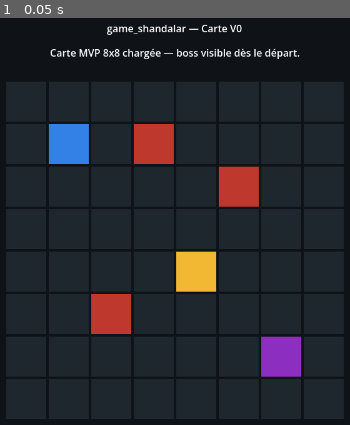
Above: before the commit, frame 1.
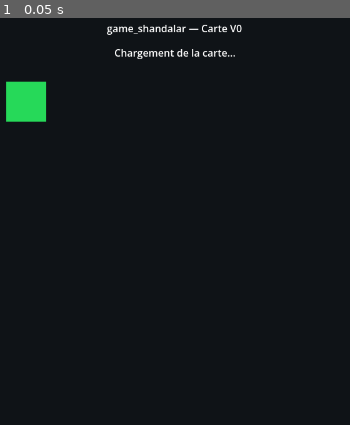
Above: after the commit, the same moment.

Repository: ludowww/game_shandalar
Game: Godot game, scene res://scenes/main/Main.tscn
Same seed, same stepped clock (60 frames per second), same inputs: the game is played once before the commit and once after it.
Inputs:
- Up to frame 1 (0.05 s): no input

The runs differ from the first frame. In frame 1, 8.8% of the frame differs, in the area x 1-86%, y 7-89%.
Error after the commit: Parse Error: Cannot infer the type of "start_position" variable because the value doesn't have a set type. (res://scripts/world/WorldMap.gd:27)

Commit message:
feat: add player movement on world map

Diff:
--- a/project.godot
+++ b/project.godot
@@ -29,3 +29,30 @@
 
 renderer/rendering_method="gl_compatibility"
 renderer/rendering_method.mobile="gl_compatibility"
+
+[input]
+
+move_up={
+"deadzone": 0.5,
+"events": [Object(InputEventKey,"resource_local_to_scene":false,"resource_name":"","device":-1,"window_id":0,"alt_pressed":false,"shift_pressed":false,"ctrl_pressed":false,"meta_pressed":false,"pressed":false,"keycode":4194320,"physical_keycode":0,"key_label":0,"unicode":0,"location":0,"echo":false,"script":null)
+, Object(InputEventKey,"resource_local_to_scene":false,"resource_name":"","device":-1,"window_id":0,"alt_pressed":false,"shift_pressed":false,"ctrl_pressed":false,"meta_pressed":false,"pressed":false,"keycode":90,"physical_keycode":0,"key_label":0,"unicode":0,"location":0,"echo":false,"script":null)
+]
+}
+move_down={
+"deadzone": 0.5,
+"events": [Object(InputEventKey,"resource_local_to_scene":false,"resource_name":"","device":-1,"window_id":0,"alt_pressed":false,"shift_pressed":false,"ctrl_pressed":false,"meta_pressed":false,"pressed":false,"keycode":4194322,"physical_keycode":0,"key_label":0,"unicode":0,"location":0,"echo":false,"script":null)
+, Object(InputEventKey,"resource_local_to_scene":false,"resource_name":"","device":-1,"window_id":0,"alt_pressed":false,"shift_pressed":false,"ctrl_pressed":false,"meta_pressed":false,"pressed":false,"keycode":83,"physical_keycode":0,"key_label":0,"unicode":0,"location":0,"echo":false,"script":null)
+]
+}
+move_left={
+"deadzone": 0.5,
+"events": [Object(InputEventKey,"resource_local_to_scene":false,"resource_name":"","device":-1,"window_id":0,"alt_pressed":false,"shift_pressed":false,"ctrl_pressed":false,"meta_pressed":false,"pressed":false,"keycode":4194319,"physical_keycode":0,"key_label":0,"unicode":0,"location":0,"echo":false,"script":null)
+, Object(InputEventKey,"resource_local_to_scene":false,"resource_name":"","device":-1,"window_id":0,"alt_pressed":false,"shift_pressed":false,"ctrl_pressed":false,"meta_pressed":false,"pressed":false,"keycode":81,"physical_keycode":0,"key_label":0,"unicode":0,"location":0,"echo":false,"script":null)
+]
+}
+move_right={
+"deadzone": 0.5,
+"events": [Object(InputEventKey,"resource_local_to_scene":false,"resource_name":"","device":-1,"window_id":0,"alt_pressed":false,"shift_pressed":false,"ctrl_pressed":false,"meta_pressed":false,"pressed":false,"keycode":4194321,"physical_keycode":0,"key_label":0,"unicode":0,"location":0,"echo":false,"script":null)
+, Object(InputEventKey,"resource_local_to_scene":false,"resource_name":"","device":-1,"window_id":0,"alt_pressed":false,"shift_pressed":false,"ctrl_pressed":false,"meta_pressed":false,"pressed":false,"keycode":68,"physical_keycode":0,"key_label":0,"unicode":0,"location":0,"echo":false,"script":null)
+]
+}
--- a/scenes/world/WorldMap.tscn
+++ b/scenes/world/WorldMap.tscn
@@ -1,6 +1,7 @@
-[gd_scene load_steps=2 format=3 uid="uid://worldmapv0"]
+[gd_scene load_steps=3 format=3 uid="uid://worldmapv0"]
 
 [ext_resource type="Script" path="res://scripts/world/WorldMap.gd" id="1_worldmap"]
+[ext_resource type="Script" path="res://scripts/world/PlayerToken.gd" id="2_player"]
 
 [node name="WorldMap" type="Control"]
 layout_mode = 3
@@ -51,9 +52,25 @@
 layout_mode = 2
 size_flags_vertical = 3
 
-[node name="MapGrid" type="GridContainer" parent="RootMargin/VBox/Center"]
+[node name="MapLayer" type="Control" parent="RootMargin/VBox/Center"]
+layout_mode = 2
+custom_minimum_size = Vector2(540, 540)
+
+[node name="MapGrid" type="GridContainer" parent="RootMargin/VBox/Center/MapLayer"]
 unique_name_in_owner = true
-layout_mode = 2
+layout_mode = 0
+offset_left = 0.0
+offset_top = 0.0
+offset_right = 540.0
+offset_bottom = 540.0
 columns = 8
 theme_override_constants/h_separation = 4
 theme_override_constants/v_separation = 4
+
+[node name="PlayerToken" type="ColorRect" parent="RootMargin/VBox/Center/MapLayer"]
+unique_name_in_owner = true
+layout_mode = 0
+offset_right = 64.0
+offset_bottom = 64.0
+color = Color(0.15, 0.85, 0.35, 1)
+script = ExtResource("2_player")
--- /dev/null
+++ b/scripts/world/PlayerToken.gd
@@ -0,0 +1,17 @@
+extends ColorRect
+
+const TILE_SIZE := 64
+const TILE_GAP := 4
+
+func _ready() -> void:
+	custom_minimum_size = Vector2(TILE_SIZE, TILE_SIZE)
+	color = Color(0.15, 0.85, 0.35, 1.0)
+	mouse_filter = Control.MOUSE_FILTER_IGNORE
+
+func set_grid_position(grid_position: Vector2i) -> void:
+	GameState.player_position = grid_position
+	position = grid_to_screen(grid_position)
+
+func grid_to_screen(grid_position: Vector2i) -> Vector2:
+	var step := TILE_SIZE + TILE_GAP
+	return Vector2(grid_position.x * step, grid_position.y * step)
--- a/scripts/world/WorldMap.gd
+++ b/scripts/world/WorldMap.gd
@@ -1,6 +1,7 @@
 extends Control
 
 const TILE_SIZE := 64
+const TILE_GAP := 4
 const TILE_COLORS := {
 	"empty": Color(0.12, 0.15, 0.18, 1.0),
 	"start": Color(0.20, 0.50, 0.90, 1.0),
@@ -9,8 +10,12 @@
 	"boss": Color(0.55, 0.18, 0.75, 1.0)
 }
 
+var map_width := 0
+var map_height := 0
+
 @onready var grid: GridContainer = %MapGrid
 @onready var status_label: Label = %StatusLabel
+@onready var player_token: ColorRect = %PlayerToken
 
 func _ready() -> void:
 	var map_data = DataLoader.load_map()
@@ -19,24 +24,50 @@
 		return
 
 	build_grid(map_data)
-	status_label.text = "Carte MVP 8x8 chargée — boss visible dès le départ."
+	var start_position := map_data.get("start_position", [1, 1])
+	player_token.set_grid_position(Vector2i(int(start_position[0]), int(start_position[1])))
+	status_label.text = "Carte MVP 8x8 chargée — déplace-toi avec les flèches ou ZQSD."
+
+func _unhandled_input(event: InputEvent) -> void:
+	if event.is_echo():
+		return
+
+	if Input.is_action_just_pressed("move_up"):
+		try_move_player(Vector2i.UP)
+	elif Input.is_action_just_pressed("move_down"):
+		try_move_player(Vector2i.DOWN)
+	elif Input.is_action_just_pressed("move_left"):
+		try_move_player(Vector2i.LEFT)
+	elif Input.is_action_just_pressed("move_right"):
+		try_move_player(Vector2i.RIGHT)
 
 func build_grid(map_data: Dictionary) -> void:
-	var width := int(map_data.get("width", 0))
-	var height := int(map_data.get("height", 0))
-	grid.columns = width
+	map_width = int(map_data.get("width", 0))
+	map_height = int(map_data.get("height", 0))
+	grid.columns = map_width
 
 	for child in grid.get_children():
 		child.queue_free()
 
-	for y in range(height):
-		for x in range(width):
+	for y in range(map_height):
+		for x in range(map_width):
 			var tile_type := get_tile_type(map_data, x, y)
 			var tile := ColorRect.new()
 			tile.custom_minimum_size = Vector2(TILE_SIZE, TILE_SIZE)
 			tile.color = get_tile_color(tile_type)
 			tile.tooltip_text = "%s (%d, %d)" % [tile_type, x, y]
 			grid.add_child(tile)
+
+func try_move_player(delta: Vector2i) -> void:
+	var next_position := GameState.player_position + delta
+	if not is_inside_map(next_position):
+		return
+
+	player_token.set_grid_position(next_position)
+	status_label.text = "Position joueur : (%d, %d)" % [next_position.x, next_position.y]
+
+func is_inside_map(grid_position: Vector2i) -> bool:
+	return grid_position.x >= 0 and grid_position.y >= 0 and grid_position.x < map_width and grid_position.y < map_height
 
 func get_tile_type(map_data: Dictionary, x: int, y: int) -> String:
 	for tile in map_data.get("tiles", []):
Not shown, changed: README.md
Not shown, added: tests/test_player_movement_static.py
